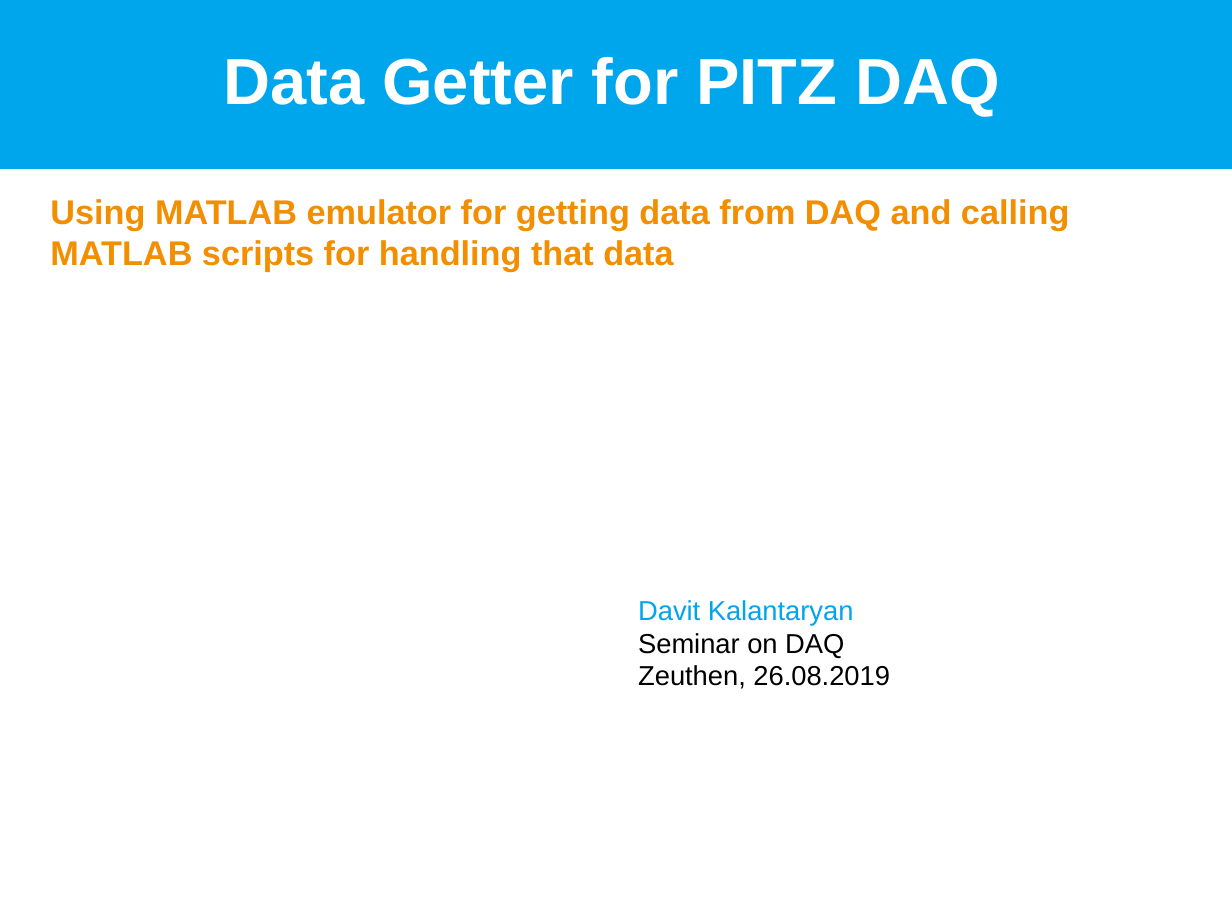
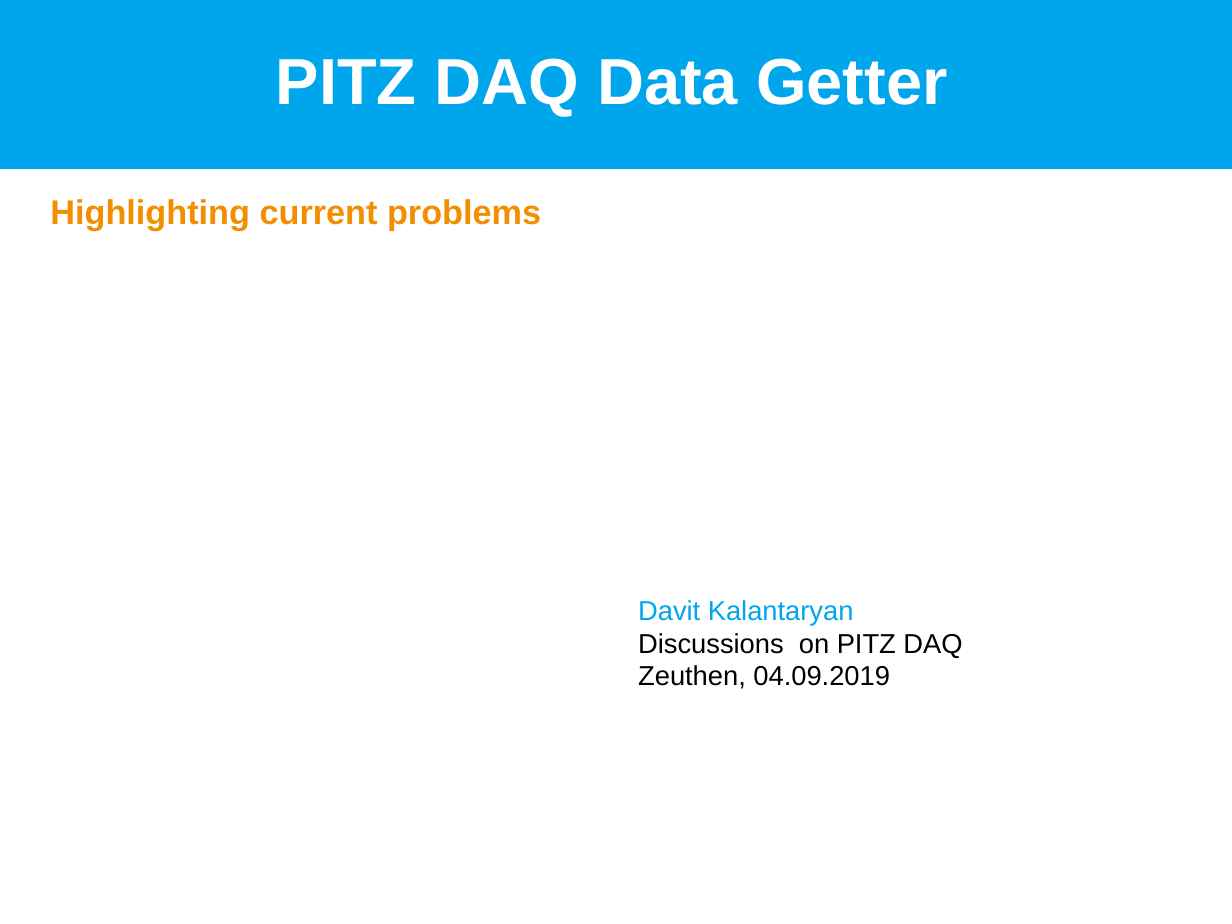
Before and after one commit to davitkalantaryan/matlabemulator, a slide deck: slide 1 of docs/doc/pitz_daq_data_geter.pptx. Drawn at 1232x924 pixels with LibreOffice and Linux fonts; fonts in the diff are those of the drawing; background and template pictures are left out. Boxes give left, top, right and bottom in pixels: in the first picture for what was removed or moved away, otherwise in the second. Text is boxed around its words. In the diff, an @@ line names an element or a change of style, - is before the commit and + after.

```diff
--- a/docs/doc/pitz_daq_data_geter.pptx
+++ b/docs/doc/pitz_daq_data_geter.pptx
@@ title at (x1=276, y1=58, x2=948, y2=116): text changed @@
-Data Getter for PITZ DAQ
+PITZ DAQ Data Getter
@@ subtitle at (x1=50, y1=199, x2=541, y2=230): text changed @@
-Using MATLAB emulator for getting data from DAQ and calling MATLAB scripts for handling that data
+Highlighting current problems
@@ text at (x1=638, y1=633, x2=962, y2=689): text changed @@
-Seminar on DAQ
-Zeuthen, 26.08.2019
+Discussions on PITZ DAQ
+Zeuthen, 04.09.2019
```
Also in this commit, not shown: 15 other slides changed, 7 slides added, 2 slides removed, 13 other files.
